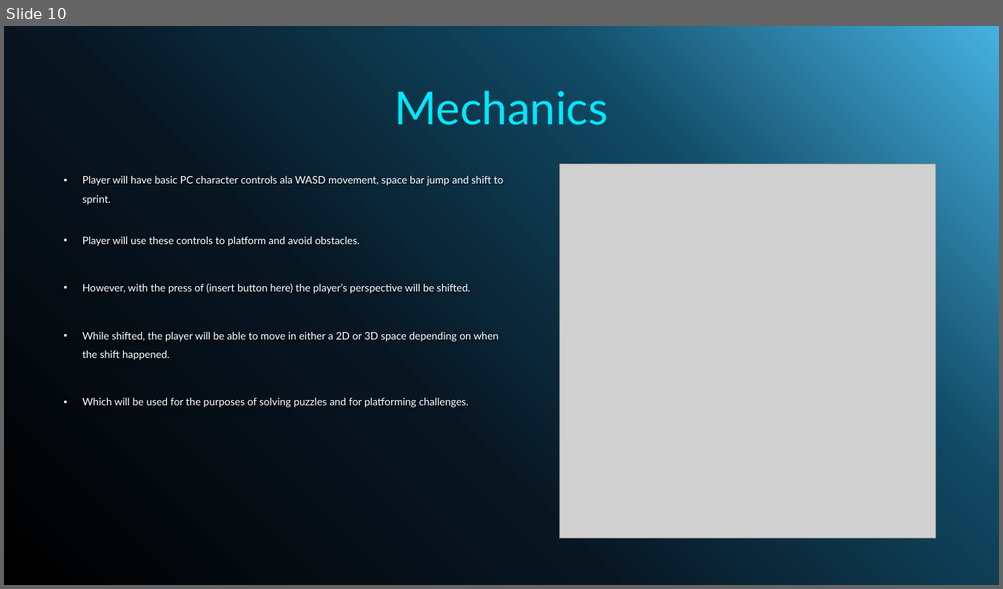
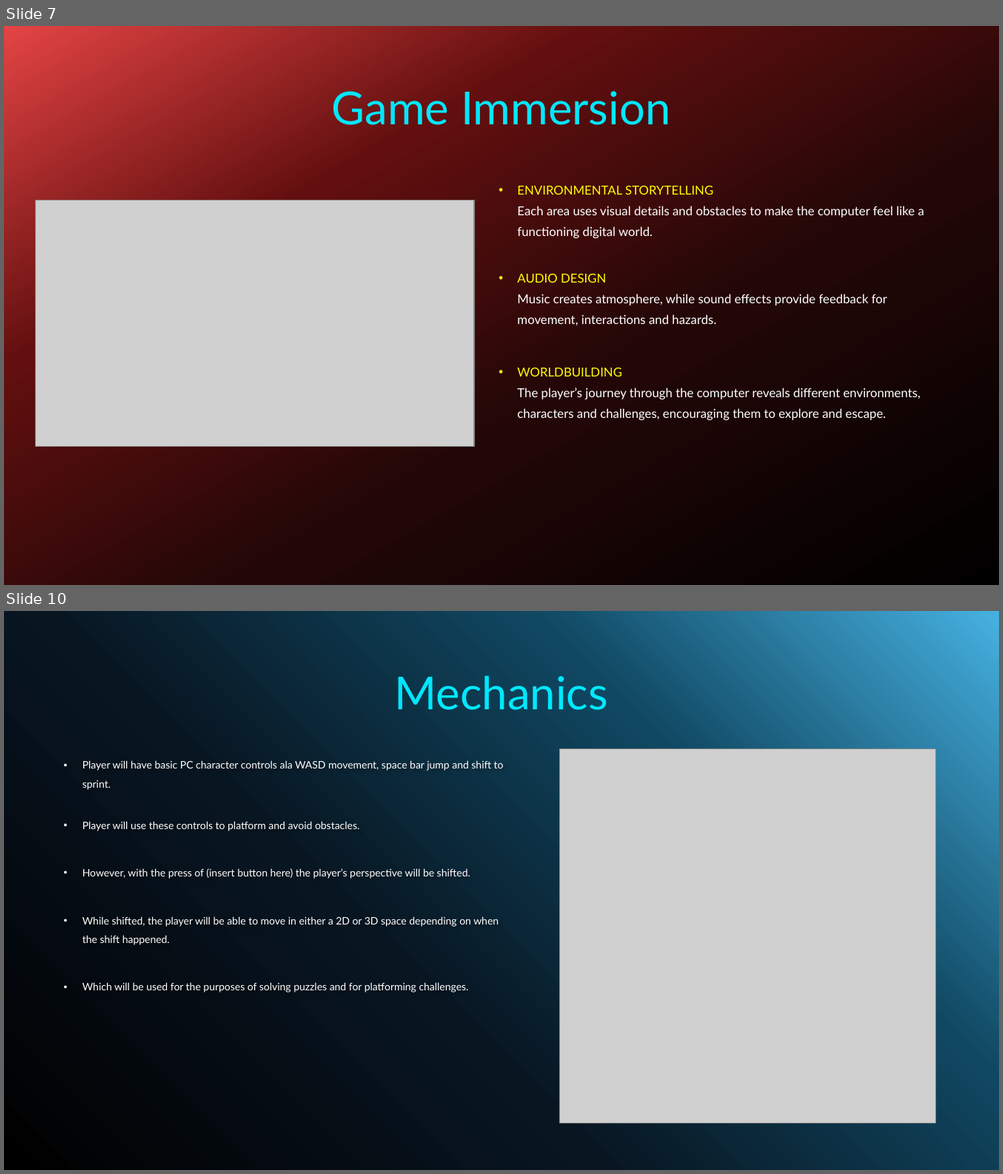
Before and after one commit to forrest10101/Portfolio-Platformer, a slide deck: TechnoSprint Pitch Presentation.pptx. Shown one above the other, each under a label of ours: slide 10 before the commit, slides 7 and 10 after it; the slides between them are not shown. The pictures are 1003x589 and 1003x1174 pixels, drawn with LibreOffice and Linux fonts; fonts in the diff are those of the drawing; grey boxes stand for pictures; background and template pictures are left out. Boxes give left, top, right and bottom in pixels: in the first picture for what was removed or moved away, otherwise in the second. Text is boxed around its words. In the diff, an @@ line names an element or a change of style, - is before the commit and + after.

Commit message:
Update 21/11/2026
Updated powerpoint with better visual reference and less words on certain pages.

```diff
--- a/TechnoSprint Pitch Presentation.pptx
+++ b/TechnoSprint Pitch Presentation.pptx
@@ slide 7 added at (4, 26, 999, 585), background picture (left out) @@
@@ title added at (332, 91, 671, 125), 44 pt, text gradient #00E8FE to #04B4C6 @@
+Game Immersion
@@ picture added at (35, 201, 474, 448) @@
@@ text added at (517, 186, 924, 420), 12 pt, text #FFFFFF @@
+• ENVIRONMENTAL STORYTELLING
+  Each area uses visual details and obstacles to make the computer feel like a functioning digital world.
+• AUDIO DESIGN
+  Music creates atmosphere, while sound effects provide feedback for movement, interactions and hazards.
+• WORLDBUILDING
+  The player’s journey through the computer reveals different environments, characters and challenges, encouraging them to explore and escape.
```
Also in this commit, not shown: 6 slides changed, 1 slide removed.
